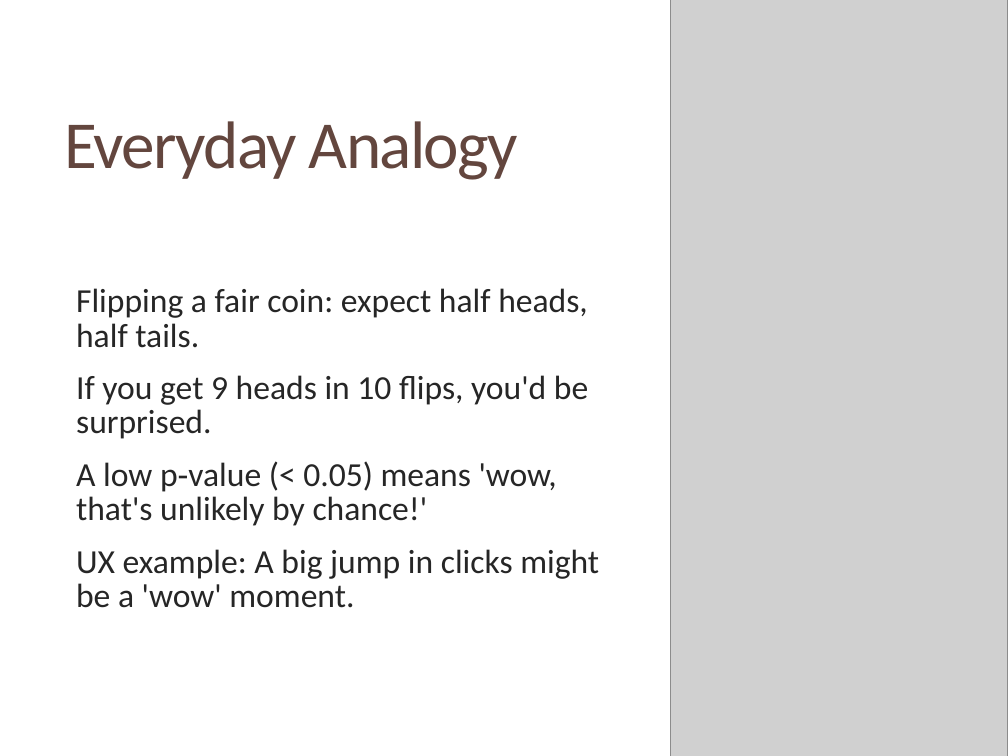
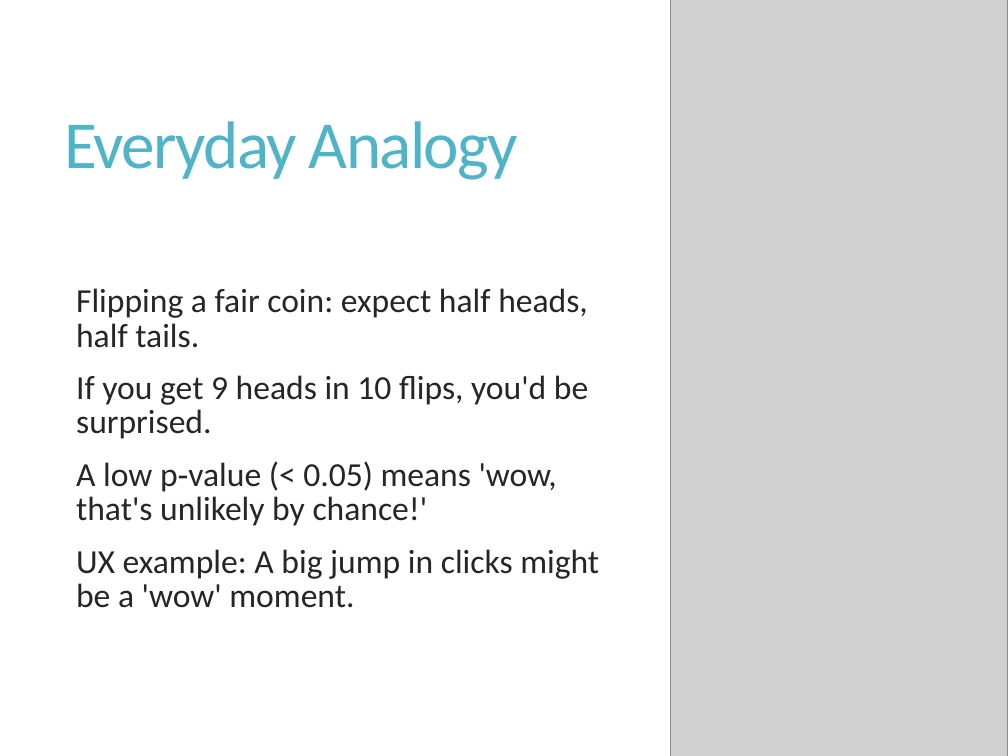
Before and after one commit to Chelsea-Myers/User_Experience_Research_Analytics, a slide deck: slide 6 of UXP_Presentations/UX_Hypothesis_Testing.pptx. Drawn at 1008x756 pixels with LibreOffice and Linux fonts; fonts in the diff are those of the drawing; grey boxes stand for pictures. Boxes give left, top, right and bottom in pixels: in the first picture for what was removed or moved away, otherwise in the second. Text is boxed around its words. In the diff, an @@ line names an element or a change of style, - is before the commit and + after.

```diff
--- a/UXP_Presentations/UX_Hypothesis_Testing.pptx
+++ b/UXP_Presentations/UX_Hypothesis_Testing.pptx
@@ title "Everyday Analogy" at (x1=64, y1=121, x2=518, y2=180): text colour #63463E to #50B4C8 @@
```
Also in this commit, not shown: 6 other slides changed, 5 slides added.
